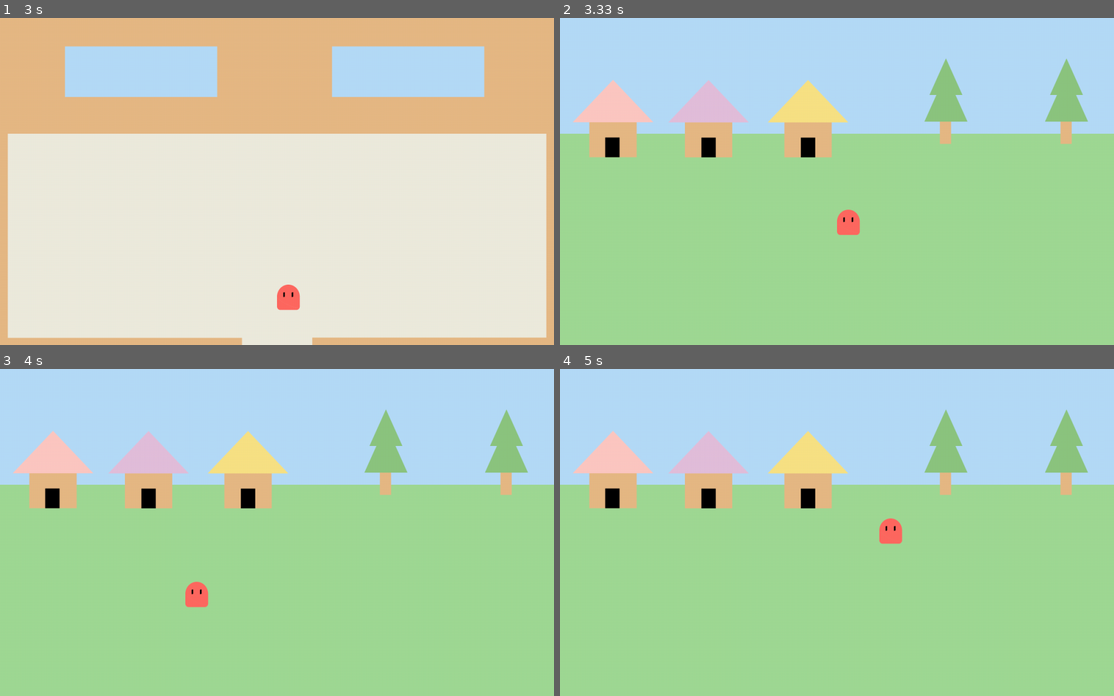
Above: before the commit, frames 1-4 (two rows, left to right).
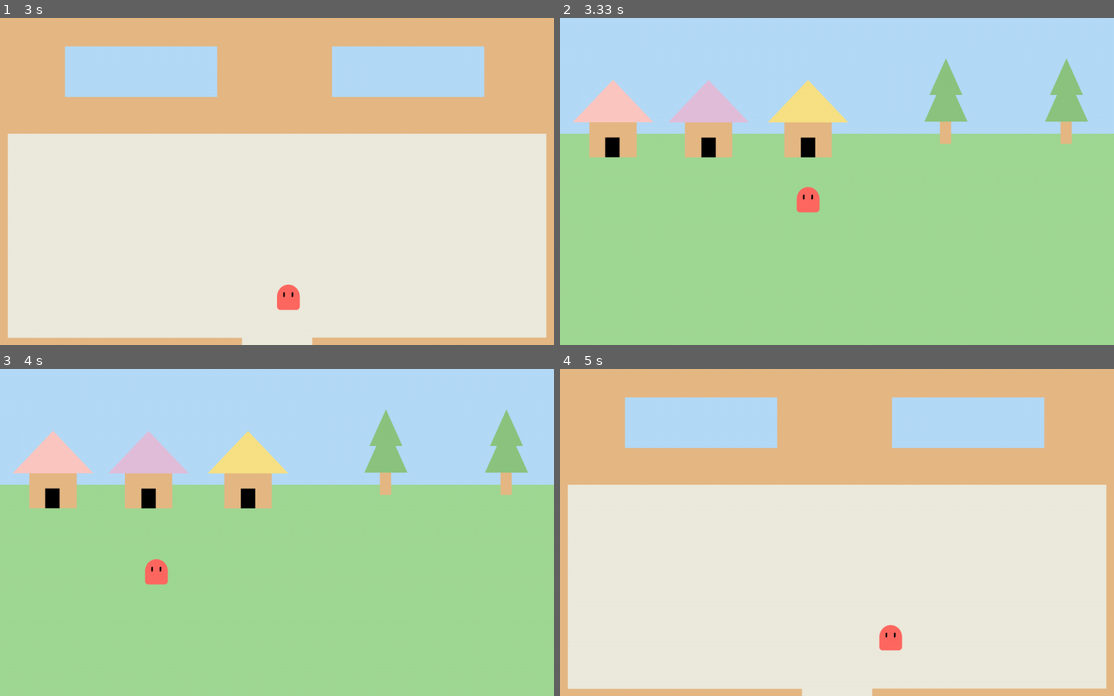
Above: after the commit, the same moments.

Repository: Kodow1/GameDevPyGameTask
Game: pygame game, started from main.py
Same seed, same stepped clock (60 frames per second), same inputs: the game is played once before the commit and once after it.
Inputs:
- Up to frame 1 (3 s): hold Left 0.33-0.87 s; hold Down 0.9-1.2 s; hold Left 1.23-1.63 s; hold Up 1.67-2.03 s; hold Right 2.07-2.7 s; tap W at 2.73 s
- Up to frame 2 (3.33 s): hold Down from 3.07 s (still down)
- Up to frame 3 (4 s): release Down at 3.43 s; hold Left 3.47-3.93 s; hold Right from 3.97 s (still down)
- Up to frame 4 (5 s): release Right at 4.43 s; hold Up 4.47-4.77 s; hold Right from 4.8 s (still down)

Frame 1 is identical in both runs. In frame 2, 0.6% of the frame differs, in the area x 42-55%, y 51-67%; in frame 3, 0.6%; in frame 4, 91%, in the area x 0-100%, y 0-100%.

Commit message:
Added code comments and referencing. Fixed house doors and spawns

Diff:
--- a/main.py
+++ b/main.py
@@ -1,5 +1,12 @@
 import pygame
 import random
+
+'''
+This Code was made largely by myself, Oliver Waldock. In saying that
+I did use pieces of others work. If I have used others code I have refrenced
+it with the code taken.
+'''
+
 
 pygame.init()
 pygame.display.set_caption("BOB the Blob")
@@ -20,6 +27,9 @@
 BLACK = (0,0,0)
 
 class Doors(pygame.sprite.Sprite):
+    '''Doors are created and used to move the player to adjacent rooms.
+    Which room is defined by self.name.
+    Doors are not printed on screen'''
     def __init__(self,x,y,width,height,name):
         super().__init__()
         self.x = x
@@ -30,6 +40,7 @@
         self.rect = pygame.Rect(x,y,self.width,self.height)
 
 class Walls(pygame.sprite.Sprite):
+    '''Walls are created and used to create a barrier that the player collieds with. Walls are visable.'''
     def __init__(self,x,y,width,height,colour):
         super().__init__()
         self.x = x
@@ -40,6 +51,7 @@
         self.rect = pygame.Rect(x,y,self.width,self.height)
 
 class Player(pygame.sprite.Sprite):
+    '''Creates a moveable sprite that is moved by keyboard inputs'''
     def __init__(self,x,y):
         self.image = pygame.image.load("ASSESTS/red.png")
         self.width,self.height = self.image.get_rect().size
@@ -50,6 +62,8 @@
         self.rect_vel = pygame.Rect(x-self.velocity,y-self.velocity,self.width+(self.velocity*2),self.height+(self.velocity*2))
 
     def move(self,keys_pressed,room):
+        '''Moves the player and check for collisions with the borders of the room and walls in the room
+        Simpson Collagem Computer Scinece - Mazerunner (some collision elements with walls)'''
         if keys_pressed[pygame.K_a] and self.rect.x - self.velocity > room.left or keys_pressed[pygame.K_LEFT] and self.rect.x - self.velocity > room.left:  # LEFT
             self.change_x = (-1*self.velocity)
         if keys_pressed[pygame.K_d] and self.rect.x + self.velocity + self.width < room.right or keys_pressed[pygame.K_RIGHT] and self.rect.x + self.velocity + self.width < room.right:  # RIGHT
@@ -97,19 +111,23 @@
                 self.wall_list.add(wall)
 
 def room_change(player,room):
-    """if player is colliding with door, move to the next room based on the .name of the door."""
+    """If player is colliding with door, move to the next room based on the .name of the door."""
     for door in room.door_list:
         if door.rect.colliderect(player.rect):
             if door.name == "1":
                 new_room = room1
                 if room == room2a:
                     player.rect.x = spawn_x_right
-                else:
-                    player.rect.x,player.rect.y = spawn_x_center,spawn_y_center
+                elif room == room1a:
+                    player.rect.x,player.rect.y = 84,280
+                elif room == room1b:
+                    player.rect.x,player.rect.y = 273,280
+                elif room == room1c:
+                    player.rect.x,player.rect.y = 470,280
             elif door.name == "1a":
                 new_room = room1a
                 if room == room1:
-                    player.rect.x,player.rect.y = spawn_x_center,spawn_y_bottom # moving player to spawn location of door in room
+                    player.rect.x,player.rect.y = spawn_x_center,spawn_y_bottom
             elif door.name == "1b":
                 new_room = room1b
                 if room == room1:
@@ -137,6 +155,7 @@
     return new_room
 
 def draw_window(player,room):
+    '''Draws display on screen'''
     SCREEN.blit(room.image, (0,0))
     SCREEN.blit(player.image, (player.rect.x, player.rect.y))
     # for door in room.door_list: # un-code-comment to show doors
